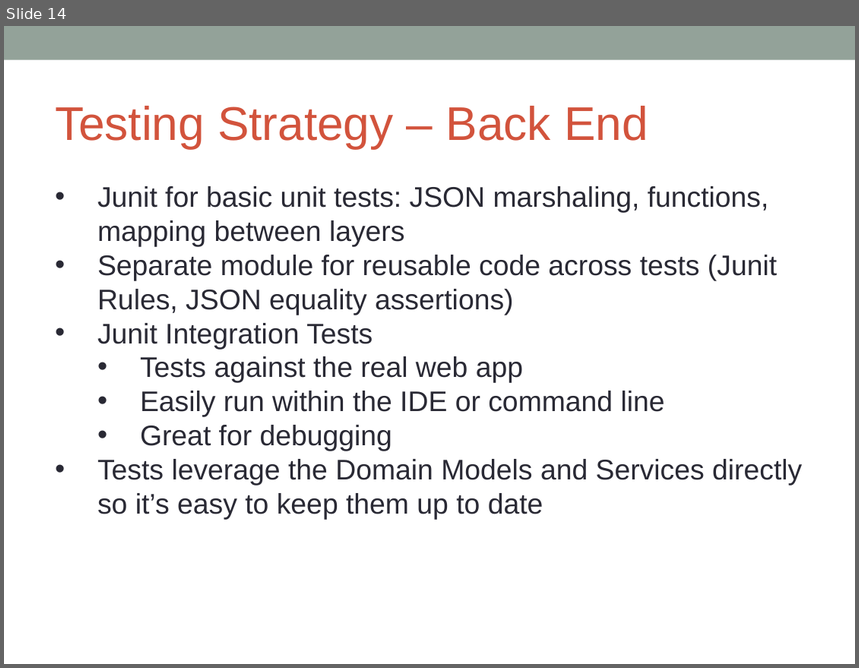
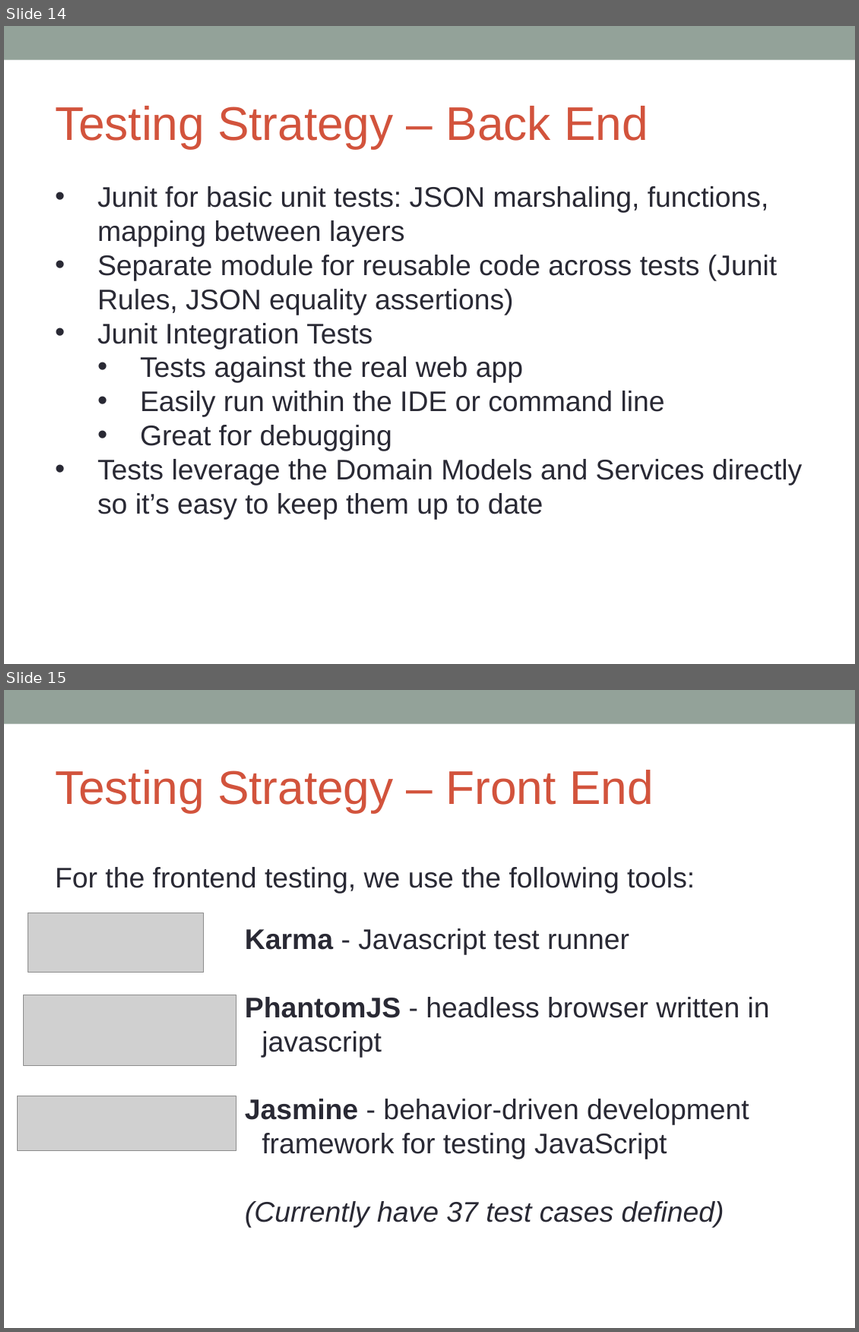
Before and after one commit to massfords/we99, a slide deck: docs/Presentations/WestEastMilestone2Presentation_v1.pptx. Shown one above the other, each under a label of ours: slide 14 before the commit, slides 14 and 15 after it. The pictures are 859x668 and 859x1332 pixels, drawn with LibreOffice and Linux fonts; fonts in the diff are those of the drawing; grey boxes stand for pictures. Boxes give left, top, right and bottom in pixels: in the first picture for what was removed or moved away, otherwise in the second. Text is boxed around its words. In the diff, an @@ line names an element or a change of style, - is before the commit and + after.

Commit message:
Updates to presentation

```diff
--- a/docs/Presentations/WestEastMilestone2Presentation_v1.pptx
+++ b/docs/Presentations/WestEastMilestone2Presentation_v1.pptx
@@ slide 15 added at (4,690,855,1328), background #FFFFFF; not listed: 1 template element that a slide beside it also shows @@
@@ text added at (55,770,654,813), 40 pt, text #D2533C @@
+Testing Strategy – Front End
@@ text added at (55,867,695,894), 24 pt, text #292934 @@
+For the frontend testing, we use the following tools:
@@ picture added at (28,913,204,973) @@
@@ text added at (245,929,770,1228), 24 pt, text #292934 @@
+Karma - Javascript test runner
+PhantomJS - headless browser written in javascript
+Jasmine - behavior-driven development framework for testing JavaScript
+(Currently have 37 test cases defined)
@@ picture added at (24,995,237,1065) @@
@@ picture added at (18,1097,237,1151) @@
```
